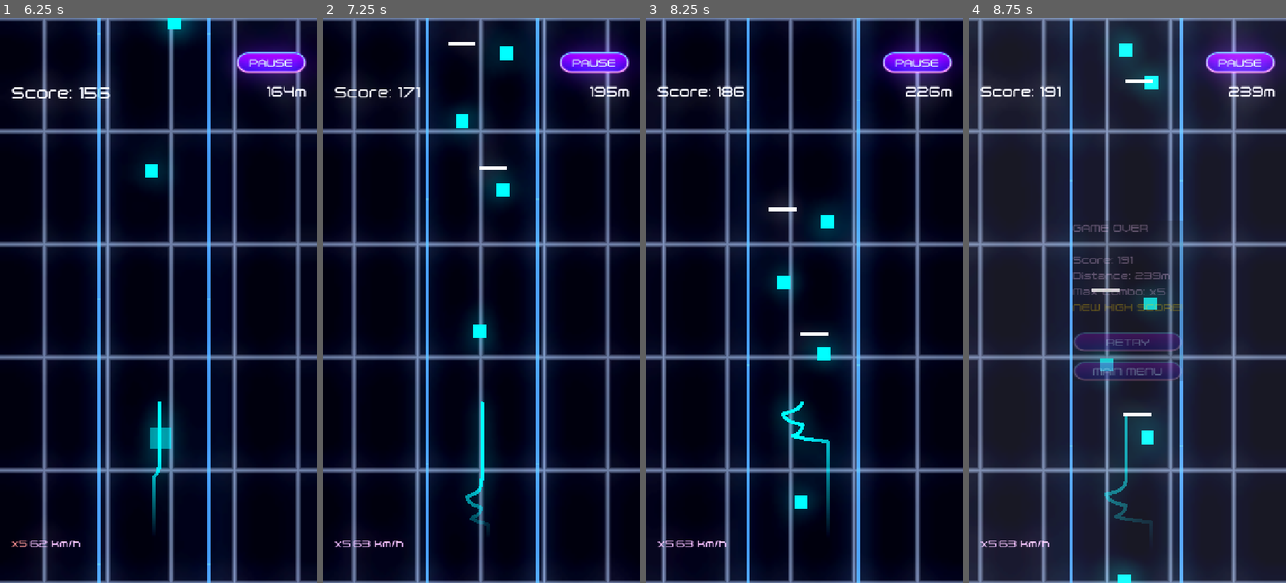
Above: before the commit, frames 1-4 (left to right).
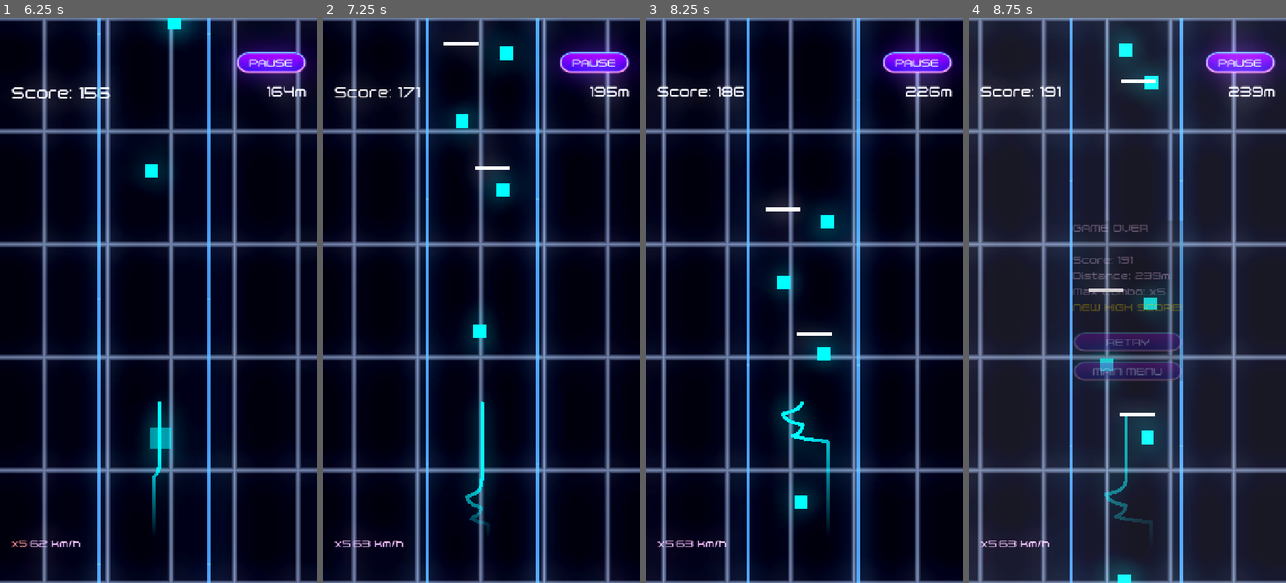
Above: after the commit, the same moments.

Repository: topher235/neon-drifter
Game: Godot game, scene res://scenes/main/main.tscn
Two runs of this game, one before a commit and one after it. Both use one fixed random seed, a clock stepped at 60 frames per second and the inputs below.
Inputs (mouse positions are in pixels of both pictures, inside the frame that each line leads up to):
- Up to frame 1 (6.25 s): click "PLAY" at 0.5 s; tap Enter (ui_accept) at 1.25, 1.52, 2.27, 3.77, 4.52, 5.27 s; move the mouse to (228, 272) at 1.27 s; press the mouse at (228, 272) at 1.28 s; move the mouse to (95, 328) at 2.02 s; release the mouse at (95, 328) at 2.03 s; click (95, 328) at 2.1 s; move the mouse to (190, 176) at 2.77 s; press the mouse at (190, 176) at 2.78 s; move the mouse to (142, 413) at 3.52 s; release the mouse at (142, 413) at 3.53 s; click (142, 413) at 3.6 s; move the mouse to (253, 385) at 4.27 s; press the mouse at (253, 385) at 4.28 s; move the mouse to (63, 215) at 5.02 s; release the mouse at (63, 215) at 5.03 s; click (63, 215) at 5.1 s; move the mouse to (174, 300) at 5.77 s; press the mouse at (174, 300) at 5.78 s
- Up to frame 2 (7.25 s): move the mouse to (433, 159) at 6.52 s; release the mouse at (433, 159) at 6.53 s; click (433, 159) at 6.6 s; tap Enter (ui_accept) at 6.77 s
- Up to frame 3 (8.25 s): move the mouse to (874, 272) at 7.27 s; press the mouse at (874, 272) at 7.28 s; tap Enter (ui_accept) at 7.52 s; move the mouse to (741, 328) at 8.02 s; release the mouse at (741, 328) at 8.03 s; click (741, 328) at 8.1 s
- Up to frame 4 (8.75 s): tap Enter (ui_accept) at 8.27 s

Frame 1 is identical in both runs. In frame 2, less than 0.1% of the frame differs, in the area x 38-59%, y 4-27%; in frame 3, less than 0.1%; in frame 4, less than 0.1%, in the area x 37-59%, y 10-71%.

Commit message:
Add pulsing wall obstacle

Diff:
--- /dev/null
+++ b/scenes/obstacles/pulsing_wall.gd
@@ -0,0 +1,50 @@
+extends BaseObstacle
+
+@export var wall_length: float = 80
+@export var thickness: float = 8.0
+@export var color: Color = Color(1, 1, 1, 1)  # White
+@export var pulse_interval: float = 1.0  # Toggle every 1 second
+
+@onready var visual: ColorRect = $Visual
+@onready var pulse_timer: Timer = $PulseTimer
+
+var is_visible_state: bool = true
+
+func _ready() -> void:
+	super._ready()
+	_setup_visuals()
+	_setup_collision()
+	_setup_timer()
+
+func _setup_visuals() -> void:
+	if visual:
+		visual.size = Vector2(wall_length, thickness)
+		visual.position = -visual.size / 2  # Center the wall
+		visual.color = color
+
+func _setup_collision() -> void:
+	var shape = RectangleShape2D.new()
+	shape.size = Vector2(wall_length, thickness)
+	collision_shape.shape = shape
+
+func _setup_timer() -> void:
+	if not pulse_timer:
+		pulse_timer = Timer.new()
+		add_child(pulse_timer)
+
+	pulse_timer.wait_time = pulse_interval
+	pulse_timer.one_shot = false
+	pulse_timer.timeout.connect(_on_pulse_timeout)
+	pulse_timer.start()
+
+func _on_pulse_timeout() -> void:
+	is_visible_state = !is_visible_state
+
+	# Update visual and collision
+	if visual:
+		visual.visible = is_visible_state
+	collision_shape.disabled = !is_visible_state
+
+func update_obstacle(_delta: float) -> void:
+	# No longer needed - using Timer instead
+	pass
--- /dev/null
+++ b/scenes/obstacles/pulsing_wall.tscn
@@ -0,0 +1,28 @@
+[gd_scene load_steps=3 format=3 uid="uid://cj50lg2swgxg3"]
+
+[ext_resource type="Script" uid="uid://cgbt5v7ewiamn" path="res://scenes/obstacles/pulsing_wall.gd" id="1_pwall"]
+
+[sub_resource type="RectangleShape2D" id="RectangleShape2D_pwall"]
+size = Vector2(80, 8)
+
+[node name="PulsingWall" type="Area2D"]
+script = ExtResource("1_pwall")
+
+[node name="CollisionShape2D" type="CollisionShape2D" parent="."]
+shape = SubResource("RectangleShape2D_pwall")
+
+[node name="PulseTimer" type="Timer" parent="."]
+
+[node name="Visual" type="ColorRect" parent="."]
+custom_minimum_size = Vector2(80, 8)
+anchors_preset = 8
+anchor_left = 0.5
+anchor_top = 0.5
+anchor_right = 0.5
+anchor_bottom = 0.5
+offset_left = -40.0
+offset_top = -4.0
+offset_right = 40.0
+offset_bottom = 4.0
+grow_horizontal = 2
+grow_vertical = 2
--- a/scenes/segments/base_segment.gd
+++ b/scenes/segments/base_segment.gd
@@ -55,9 +55,16 @@
 
         "horizontal_wall":
             var wall = preload("res://scenes/obstacles/horizontal_wall.tscn").instantiate()
-            wall.wall_length = data.get("wall_length", 62.5)
+            wall.wall_length = data.get("wall_length", 80)
             wall.thickness = data.get("thickness", 8.0)
             return wall
+
+        "pulsing_wall":
+            var pwall = preload("res://scenes/obstacles/pulsing_wall.tscn").instantiate()
+            pwall.wall_length = data.get("wall_length", 80)
+            pwall.thickness = data.get("thickness", 8.0)
+            pwall.pulse_interval = data.get("pulse_interval", 1.0)
+            return pwall
 
         _:
             push_warning("Unknown obstacle type: " + obs_type)
--- a/scripts/generation/segment_library.gd
+++ b/scripts/generation/segment_library.gd
@@ -28,6 +28,7 @@
     all_segments.append(_create_slalom())
     all_segments.append(_create_narrow_passage())
     all_segments.append(_create_wall_gauntlet())
+    all_segments.append(_create_pulse_timing())
 
     print("Loaded %d segment templates" % all_segments.size())
 
@@ -306,6 +307,31 @@
 
     return seg
 
+func _create_pulse_timing() -> SegmentData:
+    var seg = SegmentData.new()
+    seg.segment_id = "pulse_timing"
+    seg.segment_type = "straight"
+    seg.segment_length = 900.0
+    seg.tunnel_width = 250.0
+    seg.curvature = 0.0
+    seg.min_difficulty = 5
+    seg.max_difficulty = 10
+    seg.complexity = 3
+
+    # Three pulsing walls that require timing to pass through
+    seg.obstacles = [
+        {"type": "pulsing_wall", "position": Vector2(0, 300), "pulse_interval": 1.0},
+        {"type": "pulsing_wall", "position": Vector2(-50, 500), "pulse_interval": 1.0},
+        {"type": "pulsing_wall", "position": Vector2(50, 700), "pulse_interval": 1.0}
+    ] as Array[Dictionary]
+
+    seg.collectibles = [
+        {"type": "orb", "position": Vector2(-60, 300), "value": 15},
+        {"type": "orb", "position": Vector2(60, 500), "value": 15},
+        {"type": "orb", "position": Vector2(-60, 700), "value": 15}
+    ] as Array[Dictionary]
+
+    return seg
 
 func _create_simple_static_wall() -> SegmentData:
     var seg = SegmentData.new()
Not shown, added: scenes/obstacles/pulsing_wall.gd.uid
